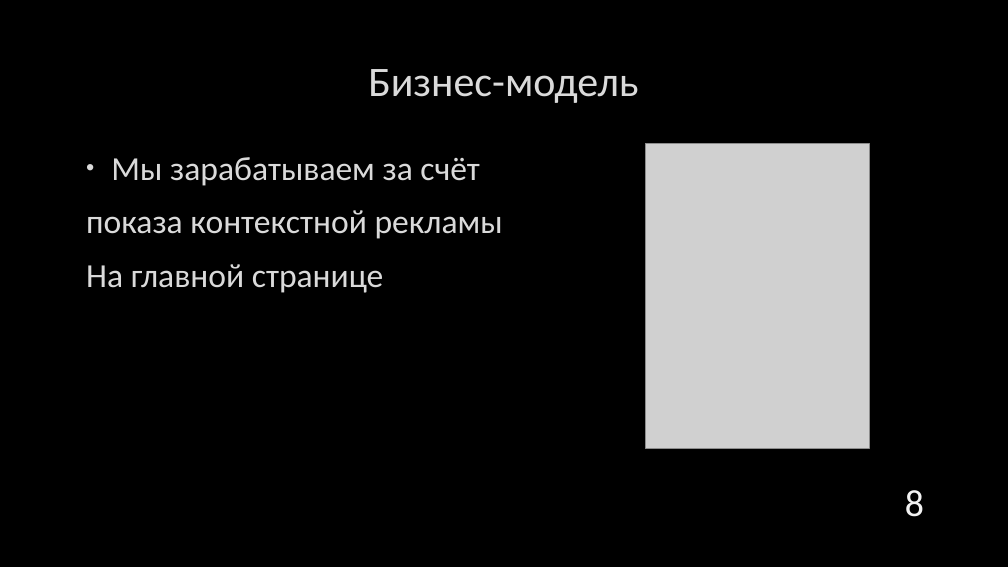
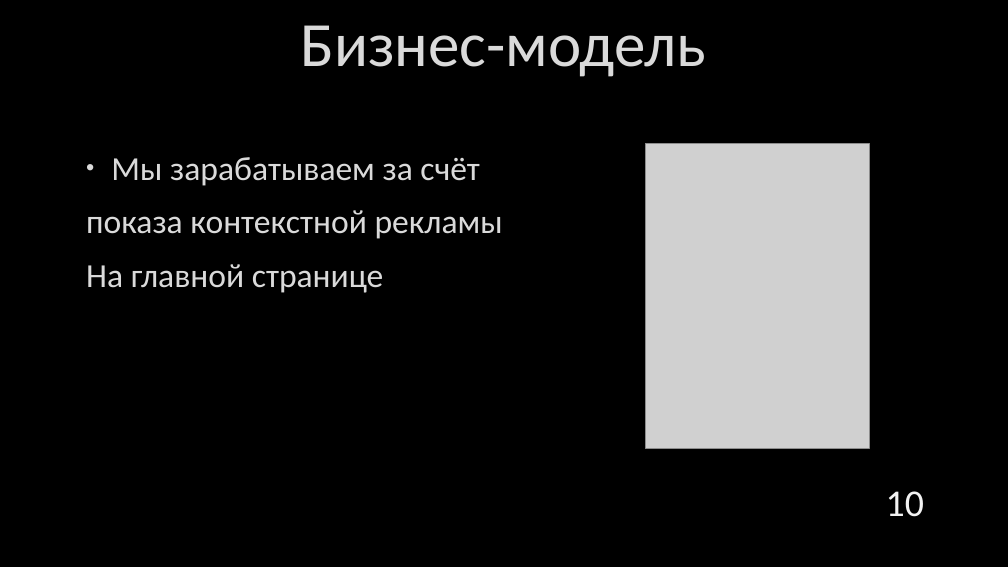
Before and after one commit to drklbri/CardTrader, a slide deck: slide 10 of Documents/prezentation.pptx (slide 8 before the commit). Drawn at 1008x567 pixels with LibreOffice and Linux fonts; fonts in the diff are those of the drawing; grey boxes stand for pictures; background and template pictures are left out. Boxes give left, top, right and bottom in pixels: in the first picture for what was removed or moved away, otherwise in the second. Text is boxed around its words. In the diff, an @@ line names an element or a change of style, - is before the commit and + after.

```diff
--- a/Documents/prezentation.pptx
+++ b/Documents/prezentation.pptx
@@ title "Бизнес-модель": place and size @@
-title "Бизнес-модель" at box(368, 69, 638, 103)
+title "Бизнес-модель" at box(300, 25, 706, 77)
@@ title "Бизнес-модель" at box(300, 25, 706, 77): size 40 to 60 pt @@
@@ page number at box(886, 491, 924, 517): text changed @@
-8
+10
```
Also in this commit, not shown: 6 other slides changed, 3 slides added, 1 slide removed, 13 other files.
